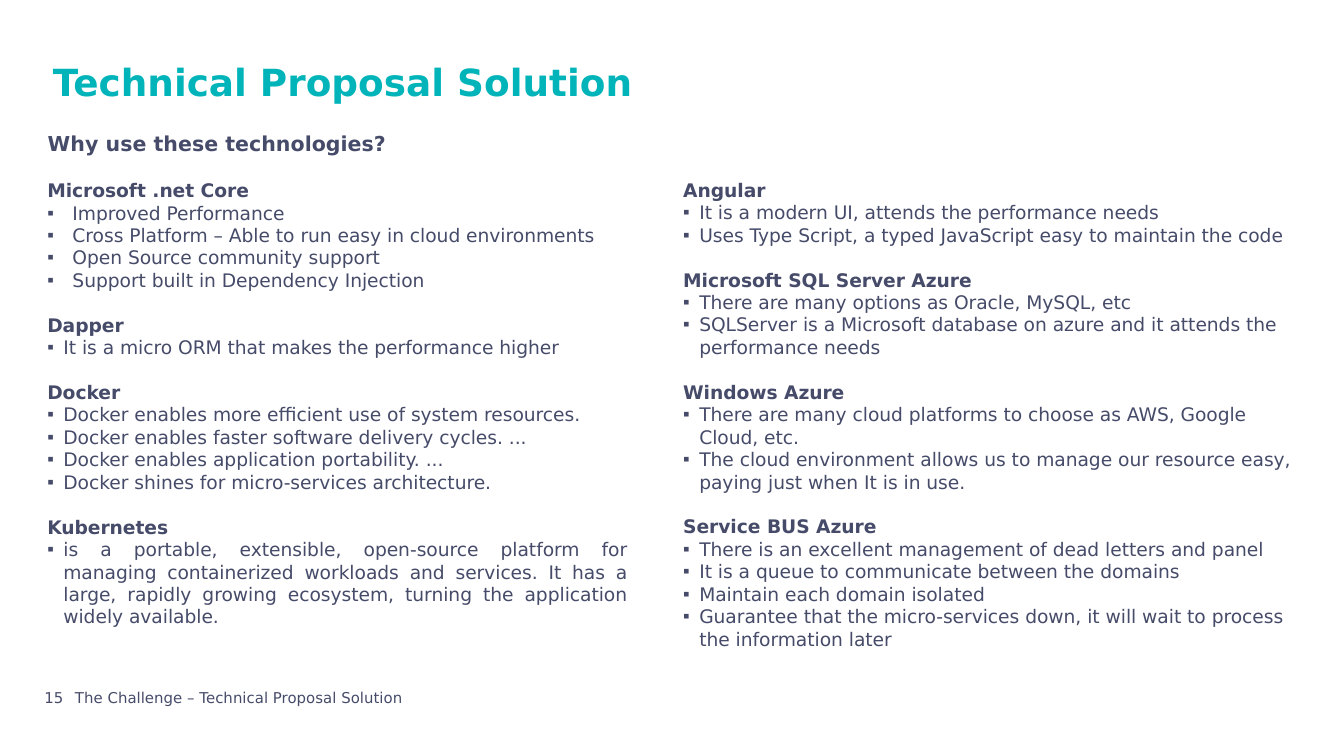
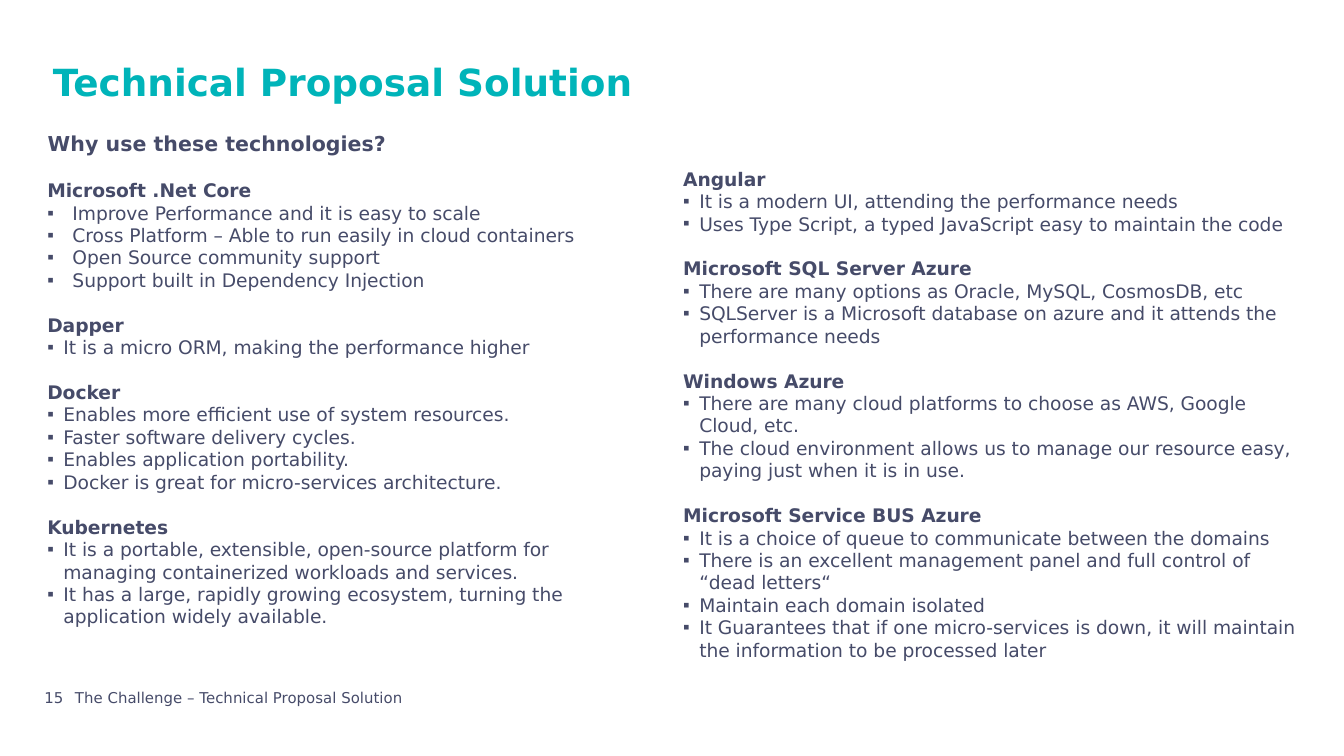
Before and after one commit to andreraica/ScooterRental, a slide deck: slide 15 of documentation/Presentation.pptx. Drawn at 1344x756 pixels with LibreOffice and Linux fonts; fonts in the diff are those of the drawing; background and template pictures are left out. Boxes give left, top, right and bottom in pixels: in the first picture for what was removed or moved away, otherwise in the second. Text is boxed around its words. In the diff, an @@ line names an element or a change of style, - is before the commit and + after.

Commit message:
First base version of scooter service

```diff
--- a/documentation/Presentation.pptx
+++ b/documentation/Presentation.pptx
@@ text "Angular": place and size @@
-text "Angular" at [683,183,1290,647]
+text "Angular" at [683,172,1295,661]
@@ text at [47,183,575,246]: text changed @@
-Microsoft .net Core
-▪ Improved Performance
-▪ Cross Platform – Able to run easy in cloud environments
+Microsoft .Net Core
+▪ Improve Performance and it is easy to scale
+▪ Cross Platform – Able to run easily in cloud containers
@@ text at [699,194,1178,212]: text changed @@
-  ▪ It is a modern UI, attends the performance needs
+  ▪ It is a modern UI, attending the performance needs
@@ text at [699,284,1243,302]: text changed @@
-  ▪ There are many options as Oracle, MySQL, etc
+  ▪ There are many options as Oracle, MySQL, CosmosDB, etc
@@ text at [63,340,530,358]: text changed @@
-  ▪ It is a micro ORM that makes the performance higher
+  ▪ It is a micro ORM, making the performance higher
@@ text at [63,407,509,493]: text changed @@
-  ▪ Docker enables more efficient use of system resources.
-  ▪ Docker enables faster software delivery cycles. ...
-  ▪ Docker enables application portability. ...
-  ▪ Docker shines for micro-services architecture.
+  ▪ Enables more efficient use of system resources.
+  ▪ Faster software delivery cycles.
+  ▪ Enables application portability.
+  ▪ Docker is great for micro-services architecture.
@@ text at [683,441,1290,590]: text changed @@
-  ▪ The cloud environment allows us to manage our resource easy, paying just when It is in use.
-Service BUS Azure
-  ▪ There is an excellent management of dead letters and panel
-  ▪ It is a queue to communicate between the domains
+  ▪ The cloud environment allows us to manage our resource easy, paying just when it is in use.
+Microsoft Service BUS Azure
+  ▪ It is a choice of queue to communicate between the domains
+  ▪ There is an excellent management panel and full control of “dead letters“
@@ text at [63,542,563,627]: text changed @@
-  ▪ is a portable, extensible, open-source platform for managing containerized workloads and services. It has a large, rapidly growing ecosystem, turning the application widely available.
+  ▪ It is a portable, extensible, open-source platform for managing containerized workloads and services.
+  ▪ It has a large, rapidly growing ecosystem, turning the application widely available.
@@ text at [699,620,1295,661]: text changed @@
-  ▪ Guarantee that the micro-services down, it will wait to process the information later
+  ▪ It Guarantees that if one micro-services is down, it will maintain the information to be processed later
```
Also in this commit, not shown: 17 other slides changed, 4 slides added, 31 other files.
